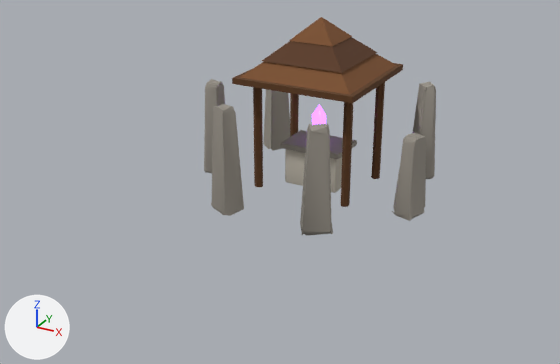
The glTF model modele3d/export/mapa/budynek_fuzji_poz02.glb, before and after one commit.
One viewpoint serves both versions: a 50 mm lens placed at (6.65, -12.88, 6.69), pointed at (-0.09, -0.62, 0.55). Lighting does not change. The marker at lower left points along +X, +Y and +Z. The older version comes first. Vertices at exactly the same position are counted once.

The older version as bpy lines, for what is in view:
```python
me_budynek_fuzji_poz02 = bpy.data.meshes.new('budynek_fuzji_poz02')
me_budynek_fuzji_poz02.from_pydata(...)  # 573 vertices, 1066 faces; spans x -2.5..2.51, y -1.49..2.7, z -0.04..3.53
# faces by material slot: [756, 108, 80, 92, 18, 12]
me_budynek_fuzji_poz02.materials.append(mat_mapa_stone)  # grey #9a948a
me_budynek_fuzji_poz02.materials.append(mat_mapa_stone_light)  # light grey #c4bdaf
me_budynek_fuzji_poz02.materials.append(mat_mapa_magic)  # purple #b46cff, glowing purple #b46cff
me_budynek_fuzji_poz02.materials.append(mat_mapa_wood_dark)  # brown #5e3b1c
me_budynek_fuzji_poz02.materials.append(mat_mapa_shingle)  # brown #7a4e2a
me_budynek_fuzji_poz02.materials.append(mat_mapa_shingle_dark)  # brown #5a3820
ob_budynek_fuzji_poz02 = bpy.data.objects.new('budynek_fuzji_poz02', me_budynek_fuzji_poz02)
ob_budynek_fuzji_poz02.location = (0.0, 0.0, 0.0)
```
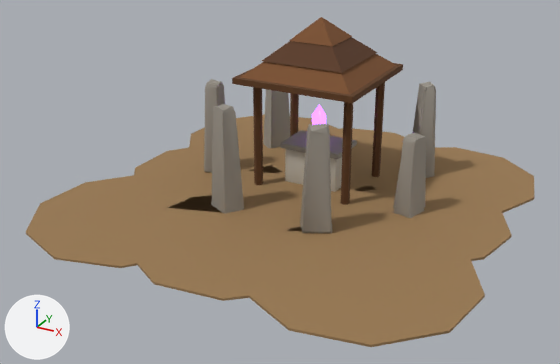
Location of each change, [x1, y1, x2, y2] in pixels of the pictures (560 x 364 px):
'budynek_fuzji_poz02', reshaped (119% wider, 50% taller)
    before: [204, 17, 436, 236]
    after: [26, 17, 535, 347]
part 1 of me_budynek_fuzji_poz02, added (brown)
    after: [26, 175, 166, 268]
part 2 of me_budynek_fuzji_poz02, added (brown)
    after: [132, 147, 246, 213]
part 3 of me_budynek_fuzji_poz02, added (brown)
    after: [189, 114, 338, 173]
part 4 of me_budynek_fuzji_poz02, added (brown)
    after: [126, 195, 286, 301]
part 5 of me_budynek_fuzji_poz02, added (brown)
    after: [233, 167, 354, 231]
part 6 of me_budynek_fuzji_poz02, added (brown)
    after: [273, 128, 404, 191]
part 7 of me_budynek_fuzji_poz02, added (brown)
    after: [244, 228, 485, 347]
part 8 of me_budynek_fuzji_poz02, added (brown)
    after: [331, 186, 512, 265]
part 9 of me_budynek_fuzji_poz02, added (brown)
    after: [363, 147, 535, 213]

The edits, one by one:
Material 'mapa_dirt' (mat_mapa_dirt) is new.
Its base color is (0.323, 0.195, 0.0844) (brown #9a7a52).
Its roughness is 0.95.
me_budynek_fuzji_poz02 is used by ob_budynek_fuzji_poz02; location (0.0, 0.0, 0.0).
me_budynek_fuzji_poz02 had 573 vertices, 1066 faces and spanned x -2.5..2.51, y -1.49..2.7, z -0.04..3.53.
me_budynek_fuzji_poz02 now has 753 vertices, 1390 faces and spans x -4.35..4.38, y -4.36..4.44, z -0.04..3.53.
me_budynek_fuzji_poz02 part 1: a new loose piece, a 10-sided cylinder along z spanning x -4.346..-0.438, y -4.358..-0.333, z 0.005..0.045, in mat_mapa_dirt (brown #9a7a52).
me_budynek_fuzji_poz02 part 2: a new loose piece, a 10-sided cylinder along z spanning x -3.851..-0.191, y -1.803..2.036, z 0.004..0.046, in mat_mapa_dirt (brown #9a7a52).
me_budynek_fuzji_poz02 part 3: a new loose piece, a 10-sided cylinder along z spanning x -4.02..-0.134, y 0.438..4.438, z 0.003..0.047, in mat_mapa_dirt (brown #9a7a52).
me_budynek_fuzji_poz02 part 4: a new loose piece, a 10-sided cylinder along z spanning x -2.115..2.013, y -4.194..-0.145, z 0.004..0.046, in mat_mapa_dirt (brown #9a7a52).
me_budynek_fuzji_poz02 part 5: a new loose piece, a 10-sided cylinder along z spanning x -1.584..1.964, y -1.599..2.013, z 0.003..0.047, in mat_mapa_dirt (brown #9a7a52).
me_budynek_fuzji_poz02 part 6: a new loose piece, a 10-sided cylinder along z spanning x -1.791..2.047, y 0.564..4.439, z 0.002..0.048, in mat_mapa_dirt (brown #9a7a52).
me_budynek_fuzji_poz02 part 7: a new loose piece, a 10-sided cylinder along z spanning x 0.385..4.383, y -4.288..-0.282, z 0.003..0.047, in mat_mapa_dirt (brown #9a7a52).
me_budynek_fuzji_poz02 part 8: a new loose piece, a 10-sided cylinder along z spanning x 0.743..4.259, y -1.61..1.856, z 0.002..0.048, in mat_mapa_dirt (brown #9a7a52).
me_budynek_fuzji_poz02 part 9: a new loose piece, a 10-sided cylinder along z spanning x 0.561..4.266, y 0.565..4.196, z 0.001..0.049, in mat_mapa_dirt (brown #9a7a52).
me_budynek_fuzji_poz02 gains material mat_mapa_dirt (brown #9a7a52).
